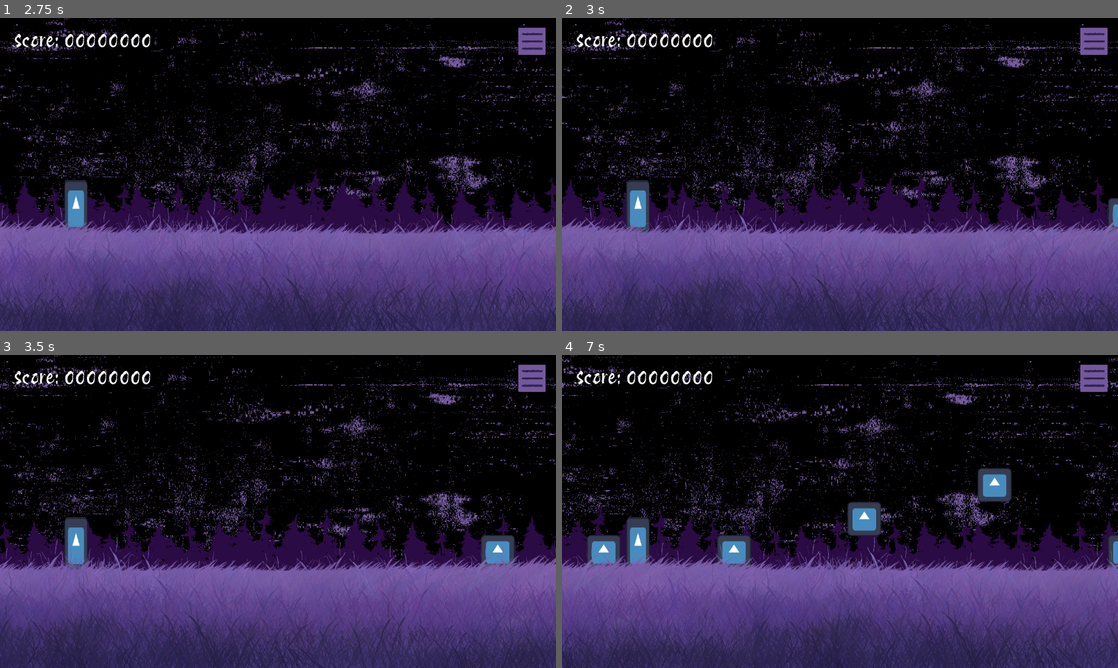
Above: before the commit, frames 1-4 (two rows, left to right).
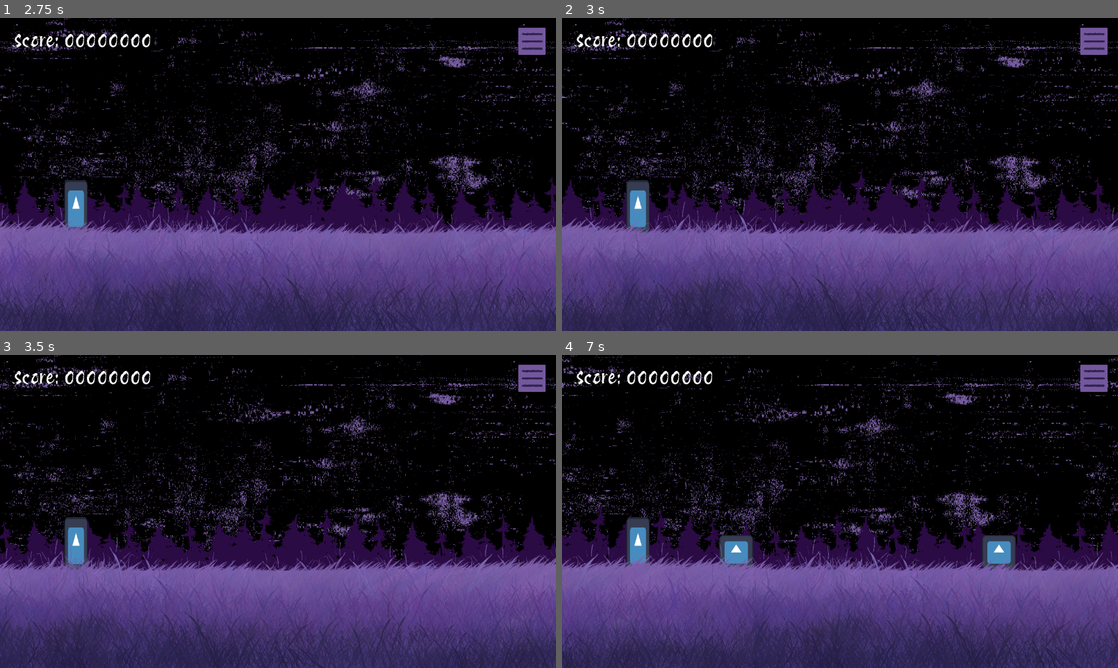
Above: after the commit, the same moments.

Repository: KeyraWebb/mobile-game-small-2025
Game: Godot game, scene res://Scenes/main_menu.tscn
Same seed, same stepped clock (60 frames per second), same inputs: the game is played once before the commit and once after it. The engine's default icon, where the game draws it, is replaced by a stand-in: a white triangle on a blue panel in a dark square.
Inputs (mouse positions are in pixels of both pictures, inside the frame that each line leads up to):
- Up to frame 1 (2.75 s): click "PLAY" at 0.5 s; move the mouse to (400, 158) at 1.27 s; press the mouse at (400, 158) at 1.28 s; move the mouse to (166, 190) at 2.02 s; release the mouse at (166, 190) at 2.03 s; click (166, 190) at 2.1 s
- Up to frame 2 (3 s): move the mouse to (895, 105) at 2.77 s; press the mouse at (895, 105) at 2.78 s
- Up to frame 3 (3.5 s): no input
- Up to frame 4 (7 s): move the mouse to (812, 574) at 3.52 s; release the mouse at (812, 574) at 3.53 s; click (812, 574) at 3.6 s; move the mouse to (1006, 558) at 4.27 s; press the mouse at (1006, 558) at 4.28 s; move the mouse to (673, 464) at 5.02 s; release the mouse at (673, 464) at 5.03 s; click (673, 464) at 5.1 s; move the mouse to (867, 511) at 5.77 s; press the mouse at (867, 511) at 5.78 s; move the mouse to (756, 433) at 6.52 s; release the mouse at (756, 433) at 6.53 s; click (756, 433) at 6.6 s

Frame 1 is identical in both runs. In frame 2, 0.2% of the frame differs, in the area x 98-100%, y 57-68%; in frame 3, 0.5%; in frame 4, 2.7%, in the area x 4-100%, y 36-68%.

Commit message:
refactor(game): gameplay tweaks for better experience

Diff:
--- a/infinite-runner/Scenes/Objects/player.tscn
+++ b/infinite-runner/Scenes/Objects/player.tscn
@@ -17,7 +17,7 @@
 limit_top = 0
 limit_bottom = 0
 script = ExtResource("2_p8o7k")
-minLength = 200
+minLength = 100
 allowance = 50
 
 [node name="Sprite2D" type="Sprite2D" parent="."]
--- a/infinite-runner/Scenes/game.tscn
+++ b/infinite-runner/Scenes/game.tscn
@@ -53,7 +53,7 @@
 
 [node name="Player" parent="." instance=ExtResource("1_qt0gu")]
 position = Vector2(112, 436.934)
-JUMP_VELOCITY = -500.0
+JUMP_VELOCITY = -600.0
 
 [node name="Ground" type="StaticBody2D" parent="."]
 position = Vector2(833, 514)
@@ -89,6 +89,7 @@
 script = ExtResource("9_x4fcm")
 
 [node name="SpawnTimer" type="Timer" parent="Obstacles"]
+wait_time = 2.0
 autostart = true
 
 [node name="Obstacle spawner" type="Node2D" parent="Obstacles"]
--- a/infinite-runner/Scripts/obstacle_spawner.gd
+++ b/infinite-runner/Scripts/obstacle_spawner.gd
@@ -13,7 +13,7 @@
 func _on_timer_timeout() -> void:
 	var select = randi_range(0, spawnPoints.size() - 1)
 	spawnPoints[select].spawn(obstacleHolder)
-	spawnTimer.start(1)
+	spawnTimer.start(2)
 
 func _on_despawn_zone_area_entered(area: Area2D) -> void:
 	print("despawn")
